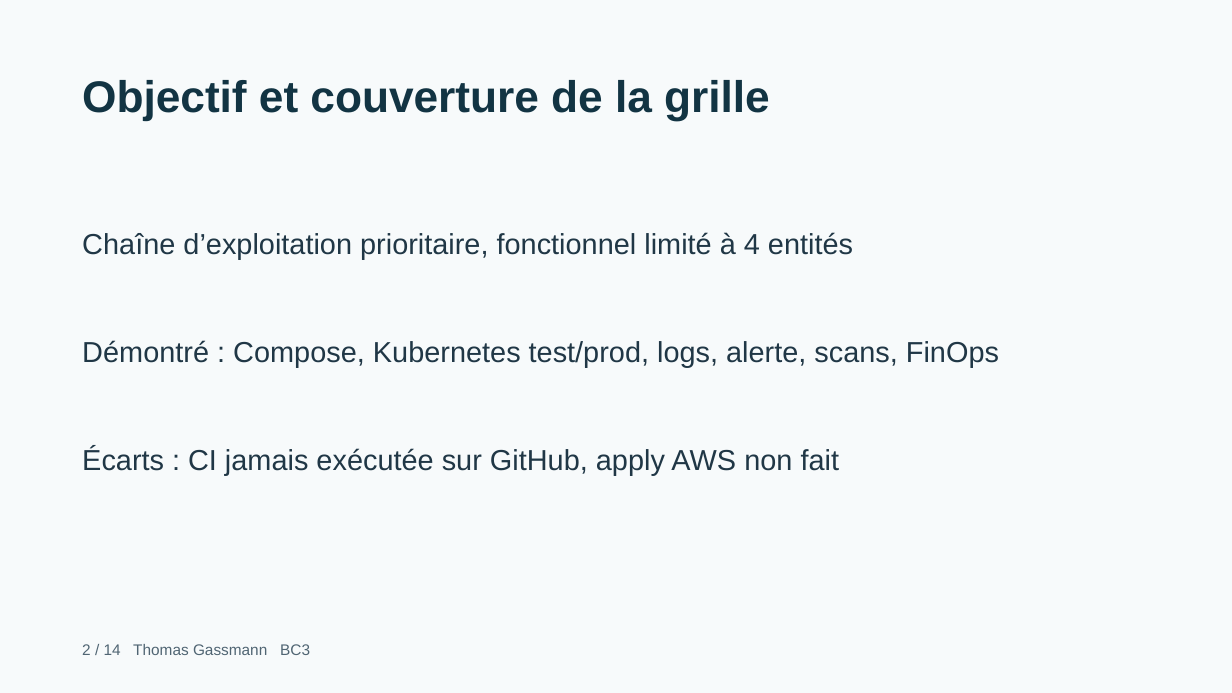
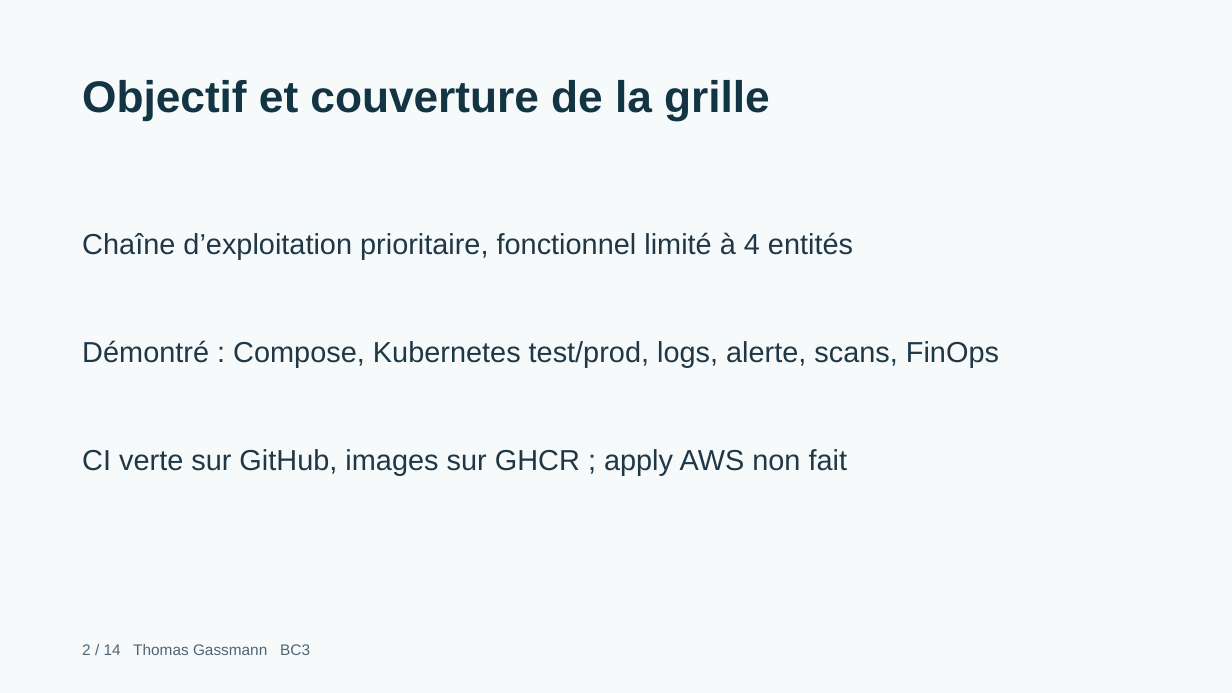
Before and after one commit to Thomasgsn/BC3-Cloud, a slide deck: slide 2 of output/presentations/soutenance-bc3-thomas-gassmann.pptx. Drawn at 1232x693 pixels with LibreOffice and Linux fonts; fonts in the diff are those of the drawing. Boxes give left, top, right and bottom in pixels: in the first picture for what was removed or moved away, otherwise in the second. Text is boxed around its words. In the diff, an @@ line names an element or a change of style, - is before the commit and + after.

Commit message:
docs(bc3): CI verte sur GitHub et campagne 1.3.0 dans le rapport
Rapport, README, dictionnaire, PDF et support citent le run vert 45270784327, les images publiées sur GHCR, les écarts Linux corrigés et la campagne de charge 1.3.0.

```diff
--- a/output/presentations/soutenance-bc3-thomas-gassmann.pptx
+++ b/output/presentations/soutenance-bc3-thomas-gassmann.pptx
@@ text at bbox=[82, 449, 848, 475]: text changed @@
-Écarts : CI jamais exécutée sur GitHub, apply AWS non fait
+CI verte sur GitHub, images sur GHCR ; apply AWS non fait
```
Also in this commit, not shown: 2 other slides changed, 10 other files.
